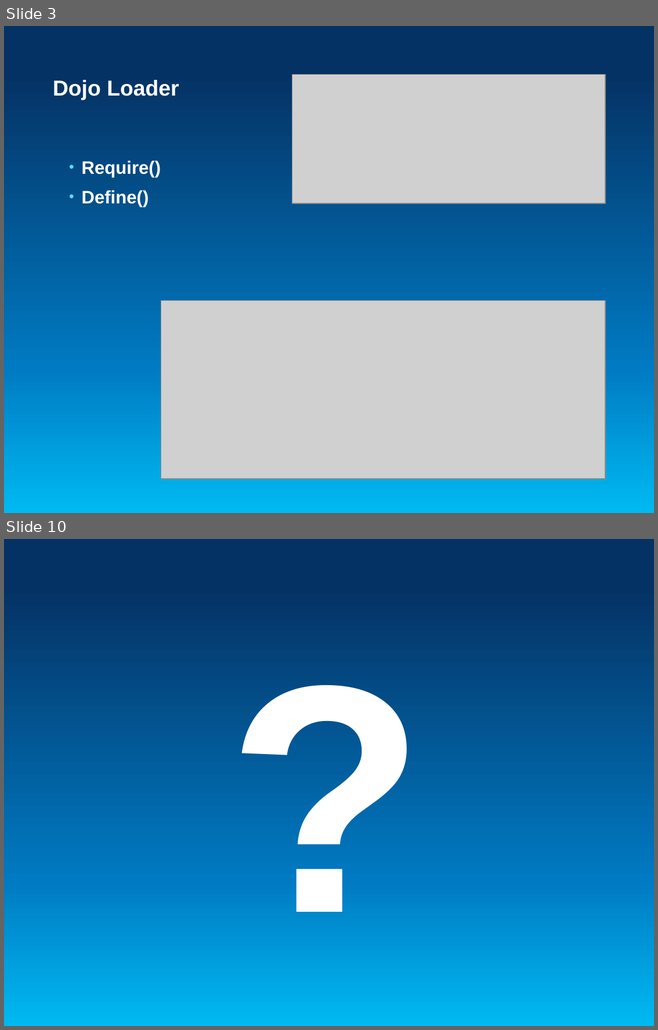
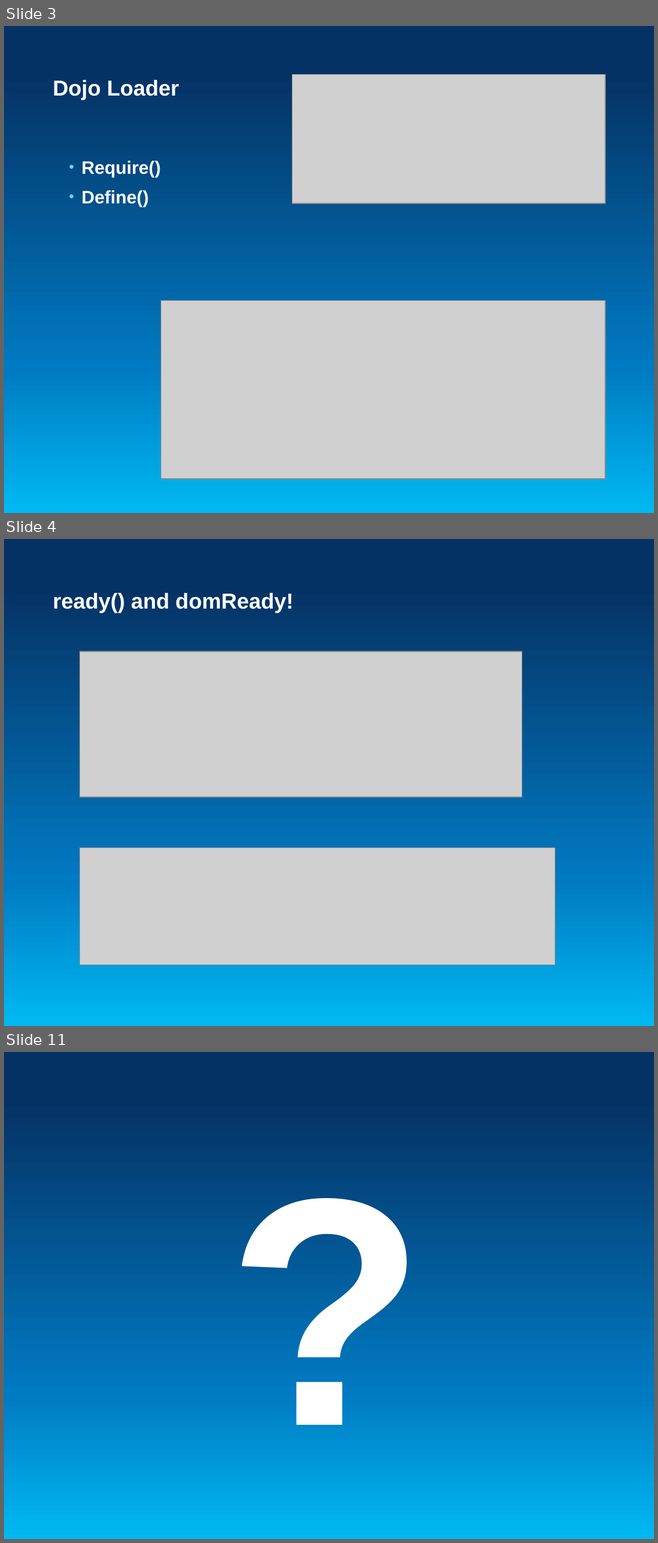
Before and after one commit to Esri/arcgis-dijit-sample-js, a slide deck: Creating AMD Dijits for ArcGIS API for JavaScript.pptx. Shown one above the other, each under a label of ours: slides 3 and 10 before the commit, slides 3, 4 and 11 after it; the slides between them are not shown. The pictures are 658x1030 and 658x1543 pixels, drawn with LibreOffice and Linux fonts; fonts in the diff are those of the drawing; grey boxes stand for pictures. Boxes give left, top, right and bottom in pixels: in the first picture for what was removed or moved away, otherwise in the second. Text is boxed around its words. In the diff, an @@ line names an element or a change of style, - is before the commit and + after.

```diff
--- a/Creating AMD Dijits for ArcGIS API for JavaScript.pptx
+++ b/Creating AMD Dijits for ArcGIS API for JavaScript.pptx
@@ slide 4 added at [4, 539, 654, 1026], background gradient #00B9F2 to #007AC2 to #053264 @@
@@ title added at [53, 593, 293, 613], 24 pt, text #FFFFFF, bold @@
+ready() and domReady!
@@ picture added at [80, 652, 522, 797] @@
@@ picture added at [80, 848, 555, 965] @@
@@ what was slide 10 is now slide 11 @@
```
Also in this commit, not shown: 6 slides changed.
